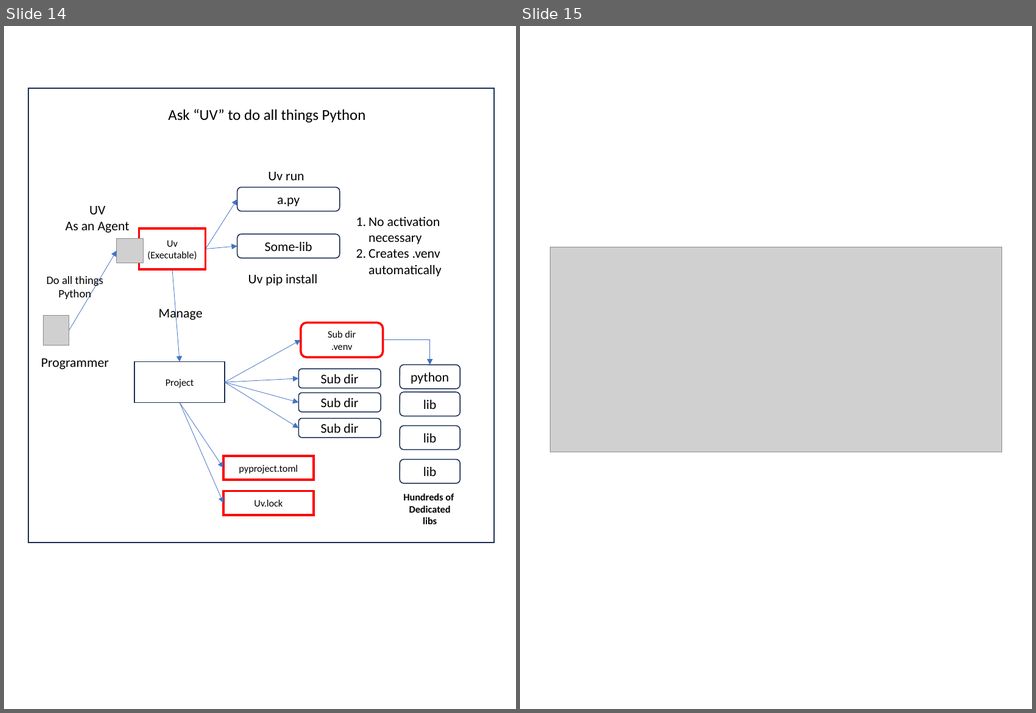
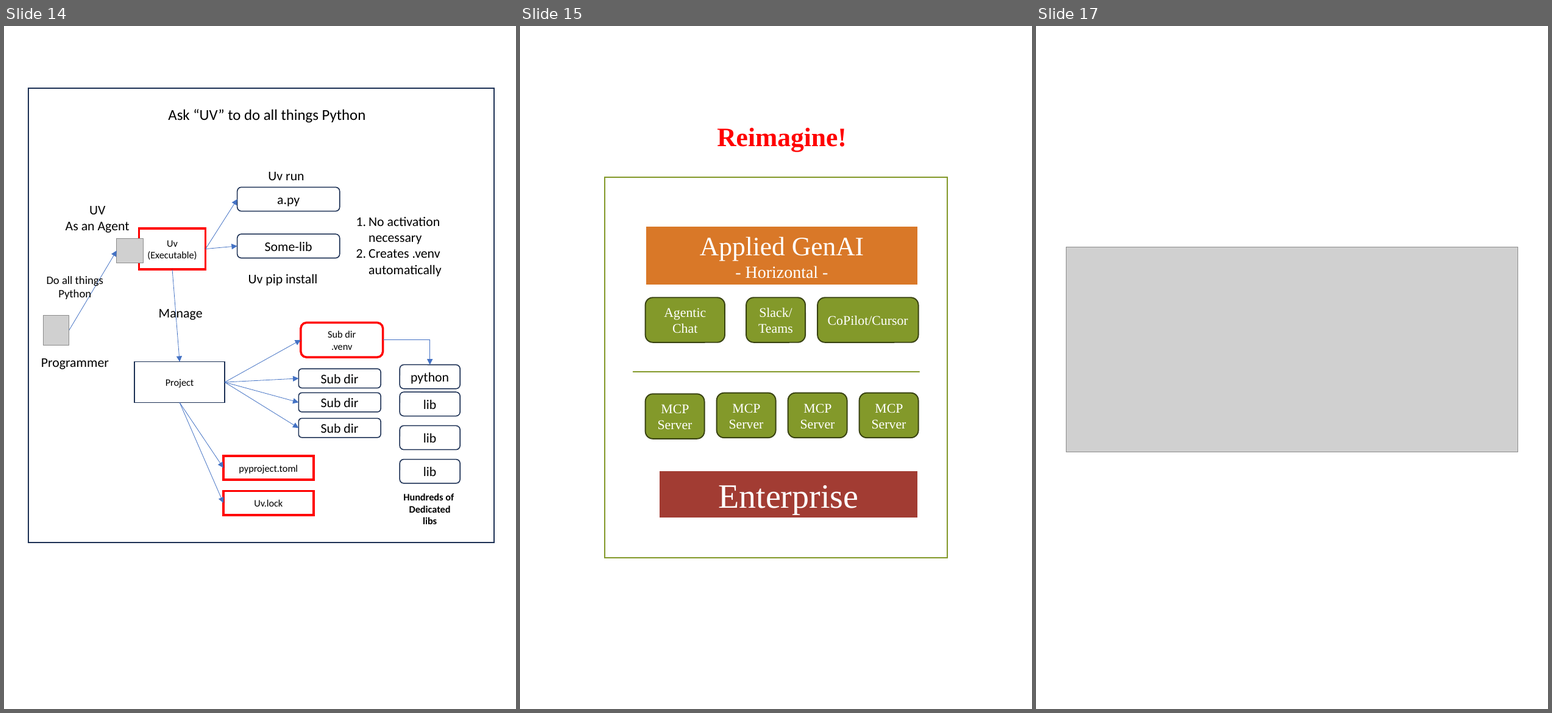
Before and after one commit to SatyaKomatineni/articles-repo, a slide deck: general-tech-figures.pptx. Shown side by side, each under a label of ours: slides 14 and 15 before the commit, slides 14, 15 and 17 after it; the slides between them are not shown. The pictures are 1036x713 and 1552x713 pixels, drawn with LibreOffice and Linux fonts; fonts in the diff are those of the drawing; grey boxes stand for pictures; background and template pictures are left out. Boxes give left, top, right and bottom in pixels: in the first picture for what was removed or moved away, otherwise in the second. Text is boxed around its words. In the diff, an @@ line names an element or a change of style, - is before the commit and + after.

```diff
--- a/general-tech-figures.pptx
+++ b/general-tech-figures.pptx
@@ slide 15 added at (x1=520, y1=26, x2=1032, y2=709), background picture (left out) @@
@@ text added at (x1=717, y1=127, x2=847, y2=152), 28 pt, text #FF0000, bold @@
+Reimagine!
@@ rectangle added at (x1=605, y1=178, x2=947, y2=558), outline #83992A 1.25 pt @@
@@ rectangle added at (x1=646, y1=226, x2=919, y2=286), fill #D97828, outline #FFFFFF 2 pt, 28 pt, text #FFFFFF @@
+Applied GenAI
+- Horizontal -
@@ rounded rectangle added at (x1=646, y1=298, x2=725, y2=343), fill #83992A, outline #394312 1.25 pt, 14 pt, text #FFFFFF @@
+Agentic Chat
@@ rounded rectangle added at (x1=746, y1=298, x2=805, y2=343), fill #83992A, outline #394312 1.25 pt, 14 pt, text #FFFFFF @@
+Slack/Teams
@@ rounded rectangle added at (x1=818, y1=298, x2=919, y2=343), fill #83992A, outline #394312 1.25 pt, 14 pt, text #FFFFFF @@
+CoPilot/Cursor
@@ line added from (633, 372) to (920, 372), #83992A 1.25 pt @@
@@ rounded rectangle added at (x1=646, y1=394, x2=705, y2=440), fill #83992A, outline #394312 1.25 pt, 14 pt, text #FFFFFF @@
+MCP Server
@@ rounded rectangle added at (x1=717, y1=393, x2=776, y2=438), fill #83992A, outline #394312 1.25 pt, 14 pt, text #FFFFFF @@
+MCP Server
@@ rounded rectangle added at (x1=788, y1=393, x2=848, y2=438), fill #83992A, outline #394312 1.25 pt, 14 pt, text #FFFFFF @@
+MCP Server
@@ rounded rectangle added at (x1=860, y1=393, x2=919, y2=438), fill #83992A, outline #394312 1.25 pt, 14 pt, text #FFFFFF @@
+MCP Server
@@ rectangle added at (x1=658, y1=470, x2=919, y2=519), fill #A23C33, outline #FFFFFF 2 pt, 36 pt, text #FFFFFF @@
+Enterprise
@@ what was slide 15 is now slide 17 @@
```
Also in this commit, not shown: 1 other slide added, 5 other files.
